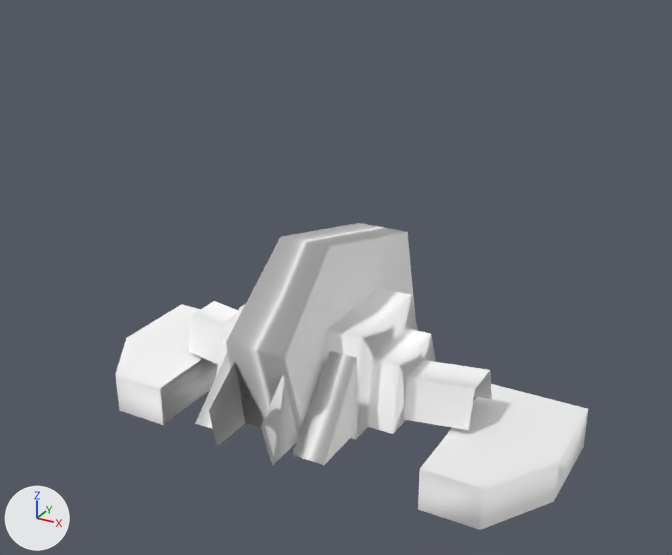
A saved change to the OBJ model Assets/Art/Nova1492/GXConverted/Models/UnitParts/ArmWeapons/datan_common_s_arm51_roz_6ed5f51f.obj.
Before and after are seen from a 50 mm camera at (0.942, -1.653, 1.108) aimed at (0.036, -0.007, 0.284). Every picture has the same lights, and +X, +Y and +Z are marked at lower left. The older version comes first. Where no turn or scale is listed for an object, it has been applied to the vertices.

In view in the first picture: 'datan_common_s_arm51_roz_6ed5f51f'.
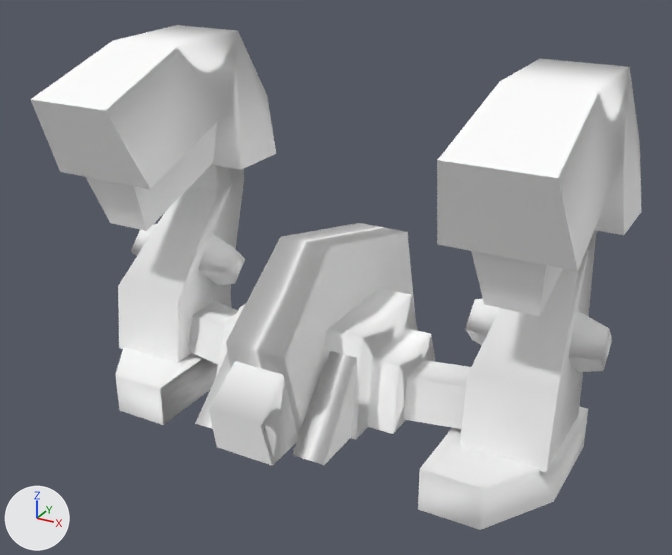
Pixel boxes (x1, y1, x2, y2) of what changed, in the pictures (672 x 555 px):
'datan_common_s_arm51_roz_6ed5f51f_mesh05', added
    after: (437, 59, 642, 317)
'datan_common_s_arm51_roz_6ed5f51f_mesh02', added
    after: (30, 25, 276, 231)
'datan_common_s_arm51_roz_6ed5f51f_mesh04', added
    after: (460, 230, 612, 473)
'datan_common_s_arm51_roz_6ed5f51f_mesh01', added
    after: (118, 165, 245, 363)
part 1 of me_datan_common_s_arm51_roz_6ed5f51f, added
    after: (209, 361, 283, 465)

The change, as a diff of the scene's bpy script:
```diff
--- a/Assets/Art/Nova1492/GXConverted/Models/UnitParts/ArmWeapons/datan_common_s_arm51_roz_6ed5f51f.obj.py
+++ b/Assets/Art/Nova1492/GXConverted/Models/UnitParts/ArmWeapons/datan_common_s_arm51_roz_6ed5f51f.obj.py
@@ me_datan_common_s_arm51_roz_6ed5f51f @@
 # used by ob_datan_common_s_arm51_roz_6ed5f51f; location = (0.0, 0.0, 0.0)
 # verts and faces of me_datan_common_s_arm51_roz_6ed5f51f; kept vertices keep their numbers, new ones are numbered from 82
 # before: 74 (-0.068, -0.333, 0.001) at pixel (216, 447), 75 (-0.062, -0.36, 0.106) at pixel (208, 410), 76 (-0.057, -0.253, 0.188), 78 (0.069, -0.333, 0.001) at pixel (272, 465), 80 (0.058, -0.253, 0.188)
 # before: 81 (0.062, -0.36, 0.106) at pixel (260, 426)
-me_datan_common_s_arm51_roz_6ed5f51f.from_pydata(...)  # 82 vertices, 84 faces; spans x -0.57..0.57, y -0.36..0.343, z -0.106..0.387
+me_datan_common_s_arm51_roz_6ed5f51f.from_pydata(...)  # 82 vertices, 88 faces; spans x -0.57..0.57, y -0.36..0.343, z -0.106..0.387
+# me_datan_common_s_arm51_roz_6ed5f51f part 1
+faces += [(75, 81, 76), (76, 81, 80), (74, 78, 75), (75, 78, 81)]
 me_datan_common_s_arm51_roz_6ed5f51f.materials.append(mat_datan_common_s_arm51_roz_6ed5f51f)
@@ me_datan_common_s_arm51_roz_6ed5f51f_mesh05 @@
+me_datan_common_s_arm51_roz_6ed5f51f_mesh05.from_pydata(...)  # 24 vertices, 30 faces; spans x 0.328..0.602, y -0.246..0.337, z 0.342..0.749
+me_datan_common_s_arm51_roz_6ed5f51f_mesh05.materials.append(mat_datan_common_s_arm51_roz_6ed5f51f)  # its picture is missing
@@ me_datan_common_s_arm51_roz_6ed5f51f_mesh04 @@
+me_datan_common_s_arm51_roz_6ed5f51f_mesh04.from_pydata(...)  # 32 vertices, 44 faces; spans x 0.317..0.609, y -0.073..0.299, z -0.011..0.443
+me_datan_common_s_arm51_roz_6ed5f51f_mesh04.materials.append(mat_datan_common_s_arm51_roz_6ed5f51f)  # its picture is missing
@@ me_datan_common_s_arm51_roz_6ed5f51f_mesh02 @@
+me_datan_common_s_arm51_roz_6ed5f51f_mesh02.from_pydata(...)  # 24 vertices, 30 faces; spans x -0.605..-0.33, y -0.246..0.337, z 0.342..0.749
+me_datan_common_s_arm51_roz_6ed5f51f_mesh02.materials.append(mat_datan_common_s_arm51_roz_6ed5f51f)  # its picture is missing
@@ me_datan_common_s_arm51_roz_6ed5f51f_mesh01 @@
+me_datan_common_s_arm51_roz_6ed5f51f_mesh01.from_pydata(...)  # 32 vertices, 44 faces; spans x -0.611..-0.32, y -0.073..0.299, z -0.011..0.443
+me_datan_common_s_arm51_roz_6ed5f51f_mesh01.materials.append(mat_datan_common_s_arm51_roz_6ed5f51f)  # its picture is missing
@@ ob_datan_common_s_arm51_roz_6ed5f51f_mesh05 @@
+ob_datan_common_s_arm51_roz_6ed5f51f_mesh05 = bpy.data.objects.new('datan_common_s_arm51_roz_6ed5f51f_mesh05', me_datan_common_s_arm51_roz_6ed5f51f_mesh05)
+ob_datan_common_s_arm51_roz_6ed5f51f_mesh05.location = (0.0, 0.0, 0.0)
@@ ob_datan_common_s_arm51_roz_6ed5f51f_mesh04 @@
+ob_datan_common_s_arm51_roz_6ed5f51f_mesh04 = bpy.data.objects.new('datan_common_s_arm51_roz_6ed5f51f_mesh04', me_datan_common_s_arm51_roz_6ed5f51f_mesh04)
+ob_datan_common_s_arm51_roz_6ed5f51f_mesh04.location = (0.0, 0.0, 0.0)
@@ ob_datan_common_s_arm51_roz_6ed5f51f_mesh02 @@
+ob_datan_common_s_arm51_roz_6ed5f51f_mesh02 = bpy.data.objects.new('datan_common_s_arm51_roz_6ed5f51f_mesh02', me_datan_common_s_arm51_roz_6ed5f51f_mesh02)
+ob_datan_common_s_arm51_roz_6ed5f51f_mesh02.location = (0.0, 0.0, 0.0)
@@ ob_datan_common_s_arm51_roz_6ed5f51f_mesh01 @@
+ob_datan_common_s_arm51_roz_6ed5f51f_mesh01 = bpy.data.objects.new('datan_common_s_arm51_roz_6ed5f51f_mesh01', me_datan_common_s_arm51_roz_6ed5f51f_mesh01)
+ob_datan_common_s_arm51_roz_6ed5f51f_mesh01.location = (0.0, 0.0, 0.0)
```
